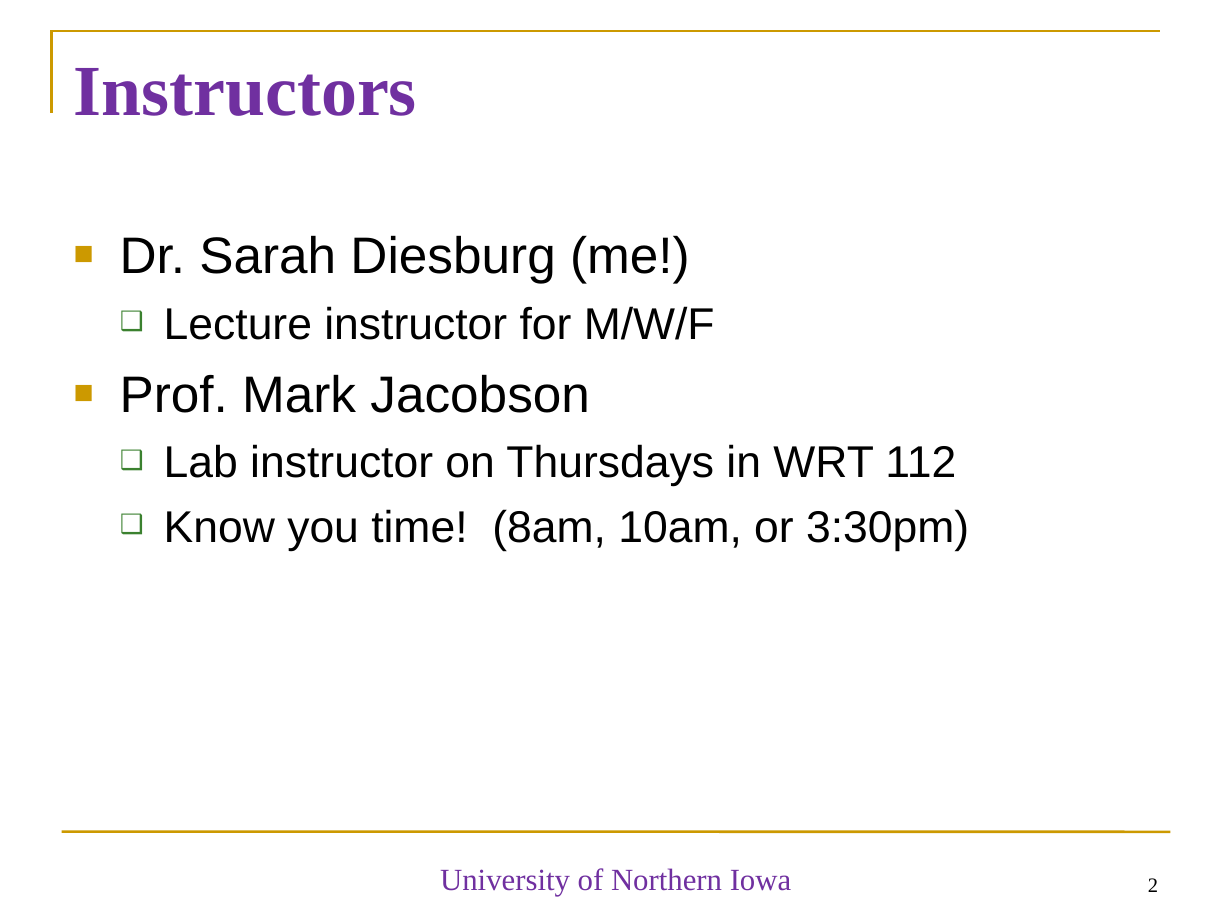
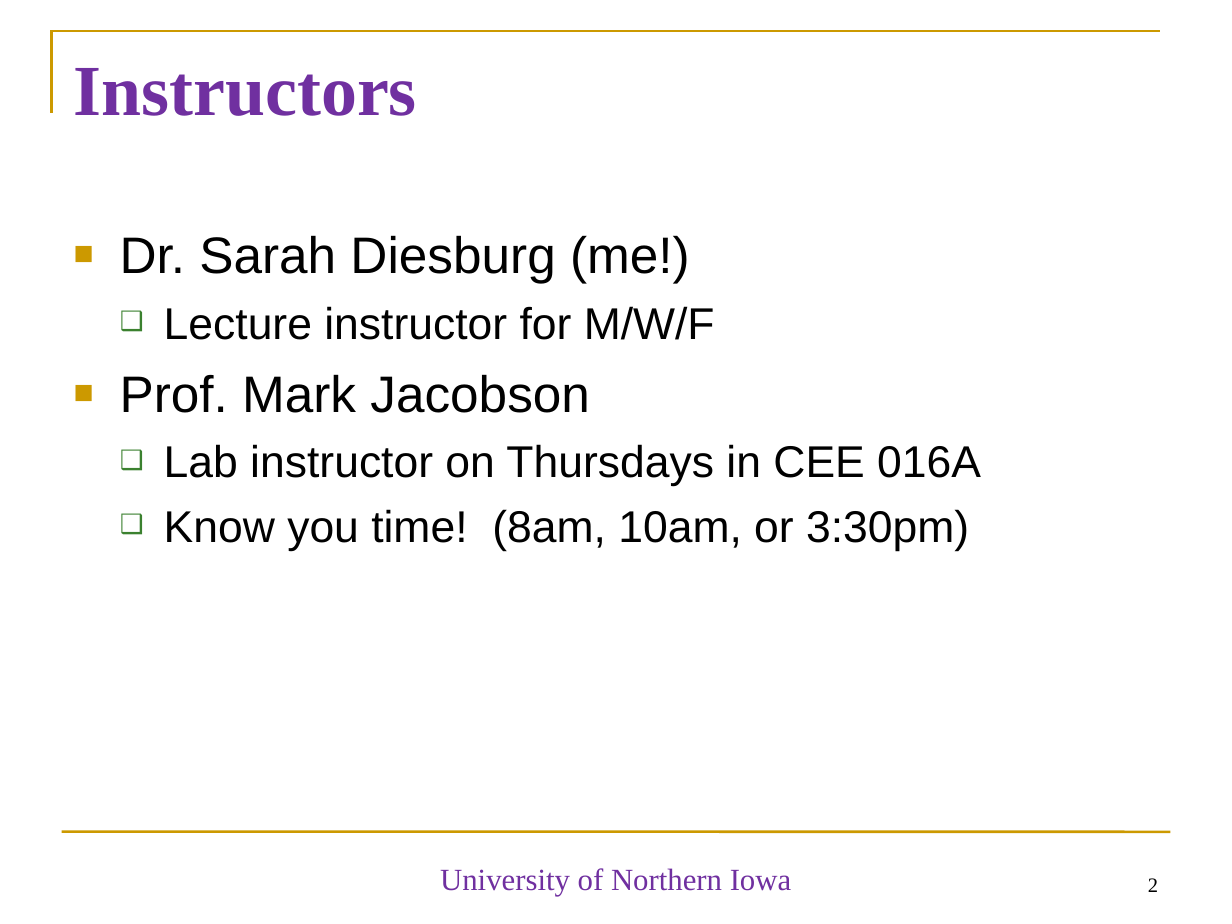
Before and after one commit to diesburg/cs1510_fa25, a slide deck: slide 2 of sessions/intro/intro.ppt. Drawn at 1232x924 pixels with LibreOffice and Linux fonts; fonts in the diff are those of the drawing. Boxes give left, top, right and bottom in pixels: in the first picture for what was removed or moved away, otherwise in the second. Text is boxed around its words. In the diff, an @@ line names an element or a change of style, - is before the commit and + after.

```diff
--- a/sessions/intro/intro.ppt
+++ b/sessions/intro/intro.ppt
@@ text at [164, 444, 981, 487]: text changed @@
-  ❑ Lab instructor on Thursdays in WRT 112
+  ❑ Lab instructor on Thursdays in CEE 016A
```
Also in this commit, not shown: 1 other slide changed, 1 slide added, 4 other files.
